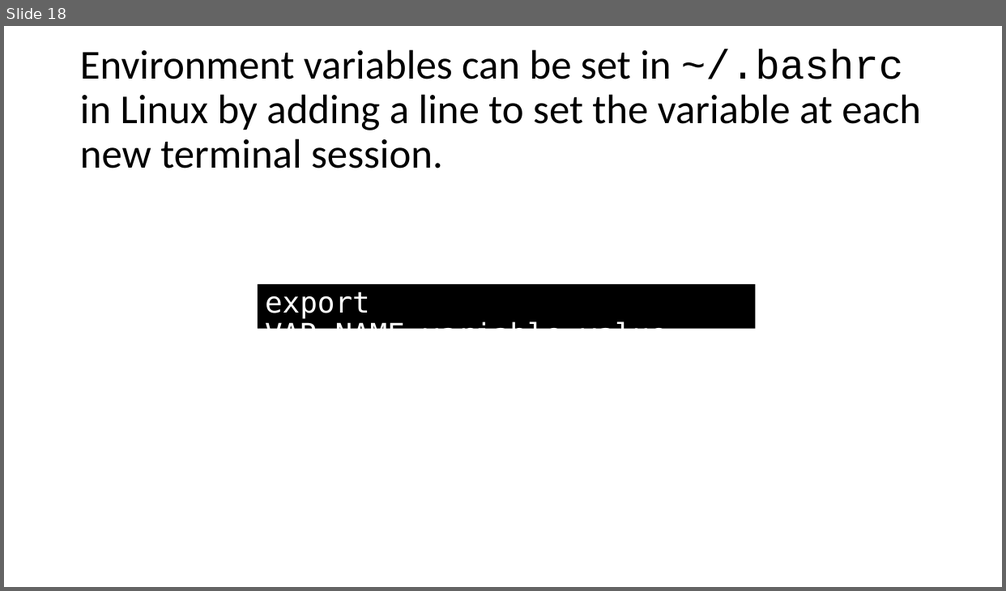
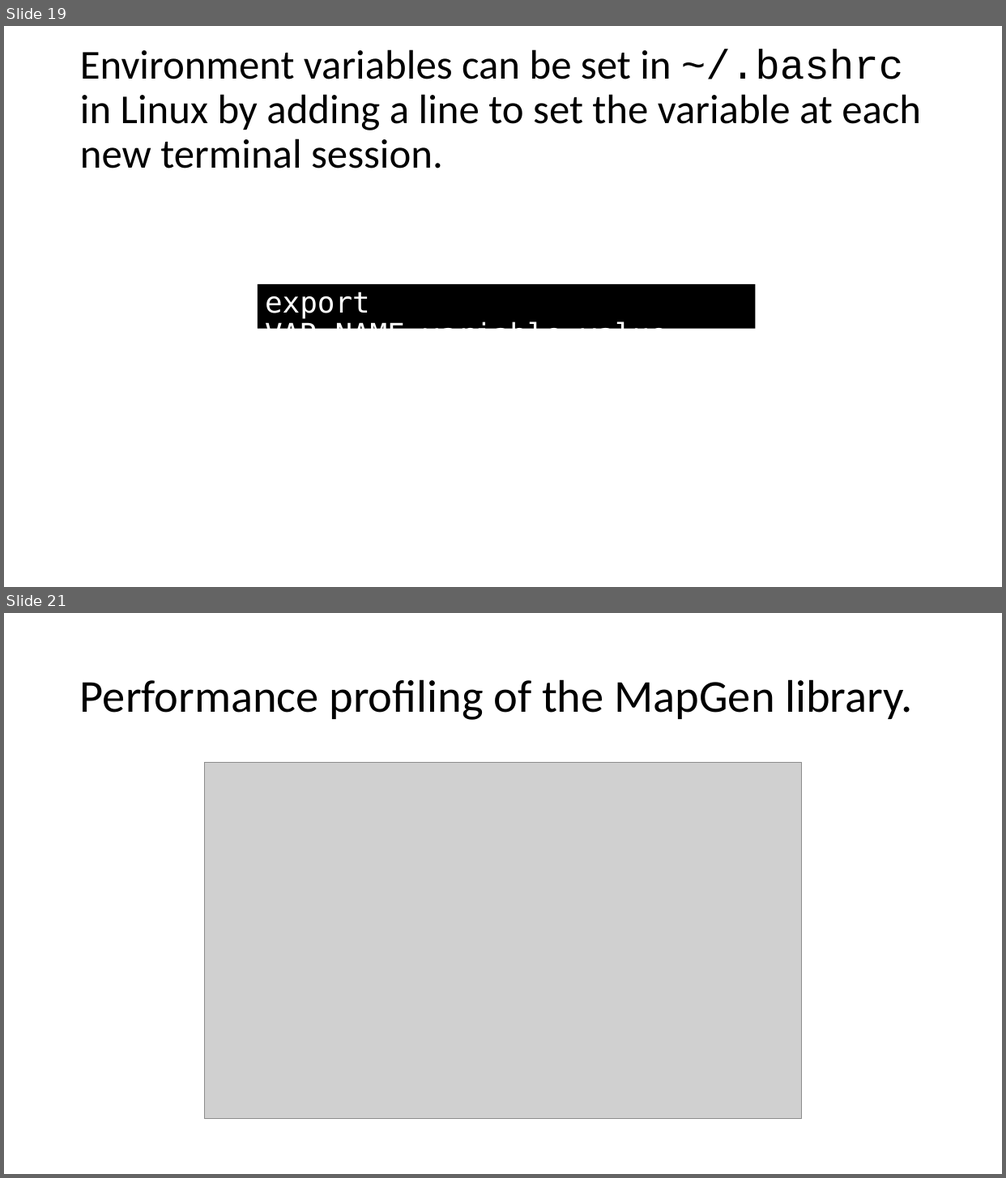
Before and after one commit to ivsg-psu/Errata_Tutorials_DebugTools, a slide deck: Documents/IVSG_unit_testing_and_TDD.pptx. Shown one above the other, each under a label of ours: slide 18 before the commit, slides 19 and 21 after it; the slides between them are not shown. The pictures are 1006x591 and 1006x1178 pixels, drawn with LibreOffice and Linux fonts; fonts in the diff are those of the drawing; grey boxes stand for pictures. Boxes give left, top, right and bottom in pixels: in the first picture for what was removed or moved away, otherwise in the second. Text is boxed around its words. In the diff, an @@ line names an element or a change of style, - is before the commit and + after.

```diff
--- a/Documents/IVSG_unit_testing_and_TDD.pptx
+++ b/Documents/IVSG_unit_testing_and_TDD.pptx
@@ slide 21 added at box(4, 613, 1002, 1174), background #FFFFFF @@
@@ title added at box(80, 679, 912, 720), 44 pt, text #000000 @@
+Performance profiling of the MapGen library.
@@ picture added at box(205, 763, 801, 1119) @@
@@ what was slide 18 is now slide 19 @@
```
Also in this commit, not shown: 7 slides changed, 2 other slides added, 1 slide removed.
